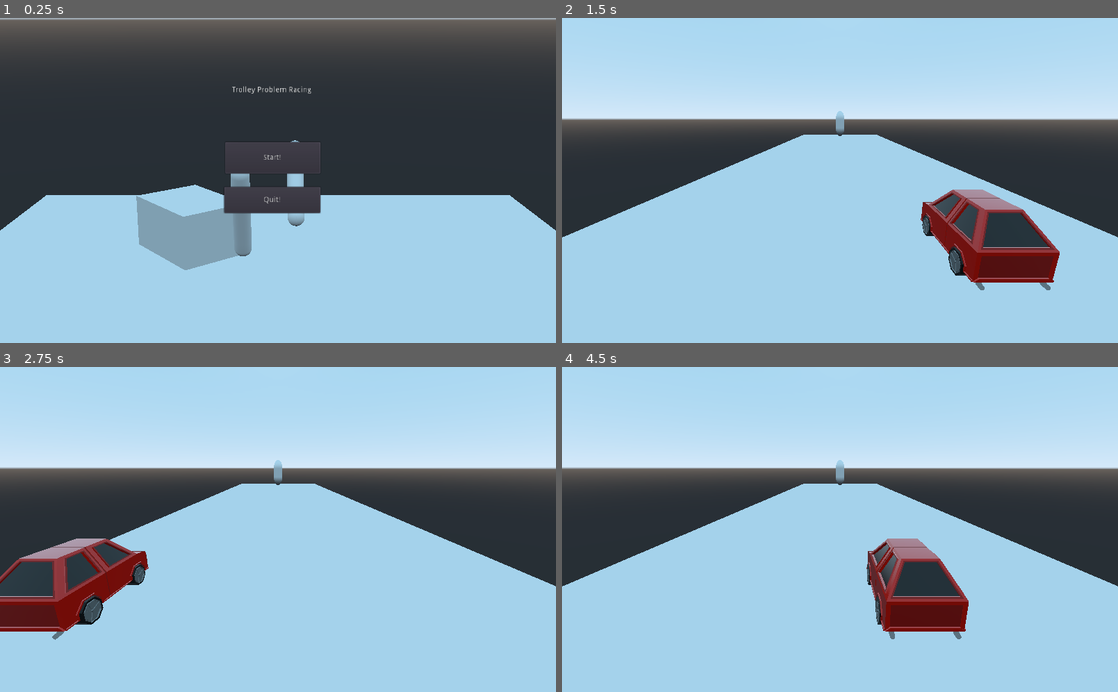
Above: before the commit, frames 1-4 (two rows, left to right).
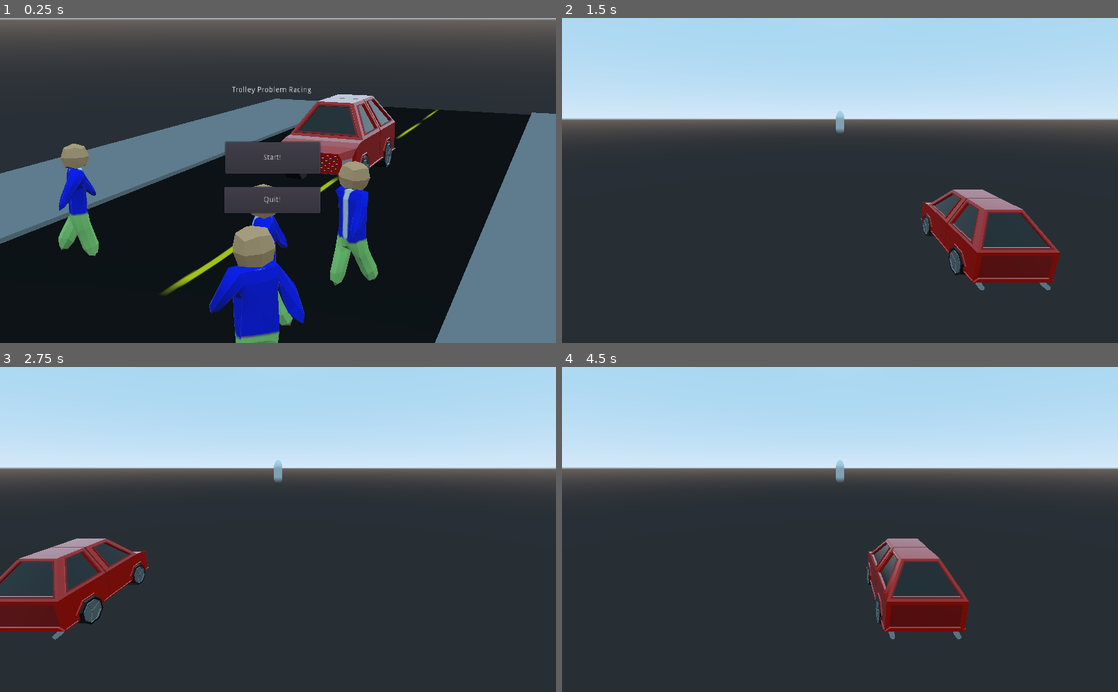
Above: after the commit, the same moments.

Repository: vtlanglois/c220gamejam
Game: Godot game, scene res://Menu/StartMenu.tscn
Two runs of this game, one before a commit and one after it. Both use one fixed random seed, a clock stepped at 60 frames per second and the inputs below.
Inputs:
- Up to frame 1 (0.25 s): no input
- Up to frame 2 (1.5 s): click "Start!" at 0.5 s; hold D (right) from 1.28 s (still down)
- Up to frame 3 (2.75 s): tap Enter at 2 s; release D (right) at 2.03 s; hold A (left) from 2.03 s (still down)
- Up to frame 4 (4.5 s): release A (left) at 2.78 s; hold D (right) 2.78-4.28 s; tap Space at 4.25 s; hold A (left) from 4.28 s (still down)

The runs differ from the first frame. In frame 1, 65% of the frame differs, in the area x 0-100%, y 23-100%; in frame 2, 45%; in frame 3, 46%; in frame 4, 46%.

Commit message:
update to roads part 1

Diff:
--- a/Game.tscn
+++ b/Game.tscn
@@ -11,7 +11,7 @@
 [node name="Road" parent="." instance=ExtResource( 1 )]
 
 [node name="Car" parent="." instance=ExtResource( 2 )]
-transform = Transform( 1, 1.04386e-10, -2.91038e-11, -1.05516e-11, 1, 0, 0, 1.16415e-10, 1, 0.042638, 0.577473, 6.65691 )
+transform = Transform( 1, 1.62579e-10, -4.36557e-11, -1.05516e-11, 1, 0, 0, 1.74623e-10, 1, 0.042638, 0.577473, 6.65691 )
 
 [node name="Camera" type="Camera" parent="."]
 transform = Transform( 1, 1.67539e-05, 0.000143949, -5.29607e-05, 0.966837, 0.255395, -0.000134894, -0.255395, 0.966837, -0.00401185, 2.0572, 9.80145 )
--- a/Menu/StartMenu.tscn
+++ b/Menu/StartMenu.tscn
@@ -1,19 +1,15 @@
-[gd_scene load_steps=4 format=2]
+[gd_scene load_steps=5 format=2]
 
 [ext_resource path="res://Menu/StartMenu.gd" type="Script" id=1]
-
-[sub_resource type="PlaneMesh" id=1]
-
-[sub_resource type="CapsuleMesh" id=2]
-radius = 0.025
-mid_height = 0.25
+[ext_resource path="res://Assets/Car/CarModelr.tscn" type="PackedScene" id=2]
+[ext_resource path="res://Assets/Guy/guy1.tscn" type="PackedScene" id=3]
+[ext_resource path="res://Assets/Tile/tile0.tscn" type="PackedScene" id=4]
 
 [node name="StartMenu" type="Spatial"]
 script = ExtResource( 1 )
 
-[node name="MeshInstance" type="MeshInstance" parent="."]
-mesh = SubResource( 1 )
-material/0 = null
+[node name="CarModel" parent="." instance=ExtResource( 2 )]
+transform = Transform( -4.37114e-08, 0, -1, 0, 1, 0, 1, 0, -4.37114e-08, 0, 0.605959, -5.31611 )
 
 [node name="Control" type="Control" parent="."]
 margin_right = 40.0
@@ -49,25 +45,29 @@
 margin_right = 590.254
 margin_bottom = 360.46
 text = "Quit!"
+__meta__ = {
+"_edit_use_anchors_": false
+}
 
 [node name="Camera" type="Camera" parent="."]
-transform = Transform( 1, 0, 0, 0, 0.969304, 0.245866, 0, -0.245866, 0.969304, 0, 0.741451, 1.6709 )
+transform = Transform( 0.91378, -0.0998733, 0.393741, 0, 0.969304, 0.245866, -0.40621, -0.224667, 0.88573, 2.5749, 2.00513, 2.64498 )
 current = true
 fov = 28.5
 
-[node name="CSGBox" type="CSGBox" parent="."]
-transform = Transform( -0.631475, 0, 0.775397, 0, 1, 0, -0.775397, 0, -0.631475, -0.286656, 0.0826597, -0.331139 )
-width = 0.299
-height = 0.175
-depth = 0.229
+[node name="tile0" parent="." instance=ExtResource( 4 )]
+transform = Transform( -4.37114e-08, 0, 1, 0, 1, 0, -1, 0, -4.37114e-08, 0, 0, 0 )
 
-[node name="CSGMesh" type="CSGMesh" parent="."]
-transform = Transform( 1, 0, 0, 0, -0.362503, -0.931983, 0, 0.931983, -0.362503, -0.0991545, 0.225868, 0 )
-mesh = SubResource( 2 )
+[node name="guy1" parent="." instance=ExtResource( 3 )]
+transform = Transform( 1.40929, 0, -1.41912, 0, 2, 0, 1.41912, 0, 1.40929, -1.11745, 0, -1.46688 )
 
-[node name="CSGMesh2" type="CSGMesh" parent="."]
-transform = Transform( 1, 0, 0, 0, -0.737183, 0.675693, 0, -0.675693, -0.737183, 0.0532053, 0.260076, -0.21118 )
-mesh = SubResource( 2 )
+[node name="guy3" parent="." instance=ExtResource( 3 )]
+transform = Transform( -1.71235, 0, 1.03337, 0, 2, 0, -1.03337, 0, -1.71235, 1.21482, 0, -1.7855 )
+
+[node name="guy4" parent="." instance=ExtResource( 3 )]
+transform = Transform( 1.30927, 0, 1.51189, 0, 2, 0, -1.51189, 0, 1.30927, 1.21482, 0, -0.130907 )
+
+[node name="guy2" parent="." instance=ExtResource( 3 )]
+transform = Transform( -0.876523, 0, 1.7977, 0, 2, 0, -1.7977, 0, -0.876523, 0.887799, 0, -0.915789 )
 
 [connection signal="pressed" from="Control/Button" to="." method="_on_Button_pressed"]
 [connection signal="pressed" from="Control/Button2" to="." method="_on_Button2_pressed"]
--- a/Road/Road.gd
+++ b/Road/Road.gd
@@ -14,3 +14,11 @@
 # Called every frame. 'delta' is the elapsed time since the previous frame.
 func _process(delta):
 	translation.z += Global.carSpeed * delta;
+
+
+func _on_Area_area_entered(area):
+	print("collison!")
+
+
+func _on_Area_body_entered(body):
+	print("coll!")
--- a/Road/Road.tscn
+++ b/Road/Road.tscn
@@ -1,15 +1,33 @@
-[gd_scene load_steps=3 format=2]
+[gd_scene load_steps=5 format=2]
 
 [ext_resource path="res://Road/Road.gd" type="Script" id=1]
+[ext_resource path="res://Assets/Tile/tile0.tscn" type="PackedScene" id=2]
 
 [sub_resource type="PlaneMesh" id=1]
 size = Vector2( 10, 100 )
+
+[sub_resource type="BoxShape" id=2]
+extents = Vector3( 3.98048, 1, 1 )
 
 [node name="Road" type="Spatial"]
 script = ExtResource( 1 )
 
 [node name="CSGMesh" type="CSGMesh" parent="."]
+visible = false
 mesh = SubResource( 1 )
 
 [node name="CSGCylinder" type="CSGCylinder" parent="."]
 transform = Transform( 1, 0, 0, 0, 1, 0, 0, 0, 1, 0, 0, -10.4993 )
+visible = false
+
+[node name="tile0" parent="." instance=ExtResource( 2 )]
+transform = Transform( -4.37114e-08, 0, 1, 0, 1, 0, -1, 0, -4.37114e-08, 0, 0, 0 )
+
+[node name="Area" type="Area" parent="."]
+transform = Transform( 1, 0, 0, 0, 1, 0, 0, 0, 1, 0, 0, -8.31932 )
+
+[node name="CollisionShape" type="CollisionShape" parent="Area"]
+shape = SubResource( 2 )
+
+[connection signal="area_entered" from="Area" to="." method="_on_Area_area_entered"]
+[connection signal="body_entered" from="Area" to="." method="_on_Area_body_entered"]
